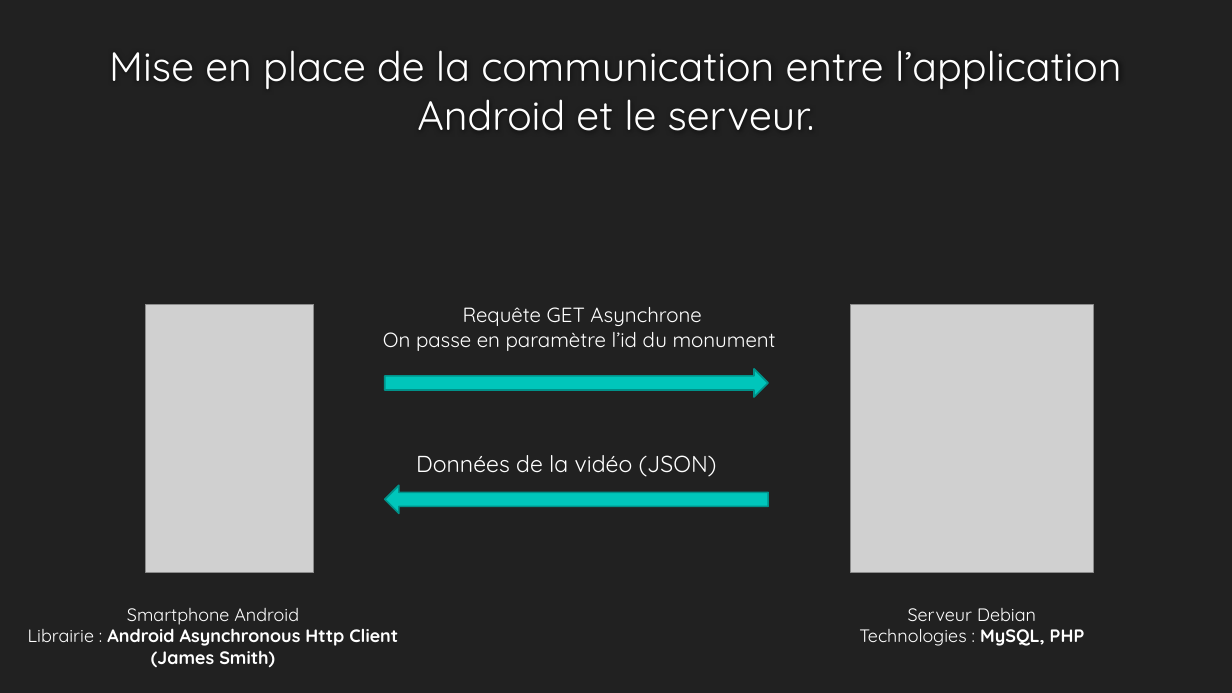
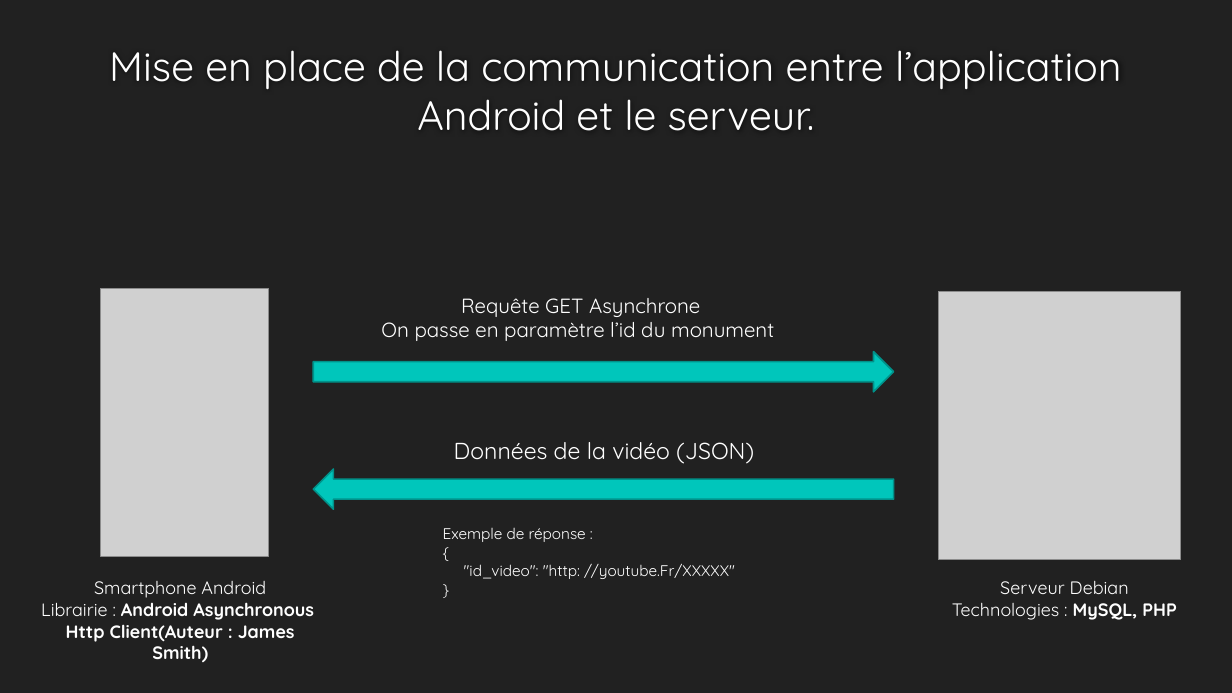
Before and after one commit to rlembo06/VR_tourism, a slide deck: slide 8 of annexes/MohamedSlider.pptx. Drawn at 1232x693 pixels with LibreOffice and Linux fonts; fonts in the diff are those of the drawing; grey boxes stand for pictures; background and template pictures are left out. Boxes give left, top, right and bottom in pixels: in the first picture for what was removed or moved away, otherwise in the second. Text is boxed around its words. In the diff, an @@ line names an element or a change of style, - is before the commit and + after.

Commit message:
Slide mohamed

```diff
--- a/annexes/MohamedSlider.pptx
+++ b/annexes/MohamedSlider.pptx
@@ picture: place and size @@
-picture at (146,304,314,573)
+picture at (101,288,269,557)
@@ text "Requête GET Asynchrone": place and size @@
-text "Requête GET Asynchrone" at (383,307,776,351)
+text "Requête GET Asynchrone" at (381,298,774,341)
@@ picture: place and size @@
-picture at (851,304,1093,573)
+picture at (939,291,1181,560)
@@ right arrow: place and size @@
-right arrow at (384,369,768,396)
+right arrow at (313,352,894,393)
@@ text "Données de la vidéo (JSON)": place and size @@
-text "Données de la vidéo (JSON)" at (416,455,717,477)
+text "Données de la vidéo (JSON)" at (454,442,754,464)
@@ right arrow: place and size @@
-right arrow at (384,485,768,513)
+right arrow at (313,470,894,510)
@@ text added at (443,528,735,579), 12 pt, text #FFFFFF @@
+Exemple de réponse :
+{
+"id_video": "http: //youtube.Fr/XXXXX"
+}
@@ text "Smartphone Android": place and size @@
-text "Smartphone Android" at (28,608,398,668)
+text "Smartphone Android" at (41,581,314,662)
@@ text at (41,597,314,662): text changed @@
-Librairie : Android Asynchronous Http Client
-(James Smith)
+Librairie : Android Asynchronous
+Http Client(Auteur : James Smith)
@@ text "Serveur Debian": place and size @@
-text "Serveur Debian" at (859,608,1085,646)
+text "Serveur Debian" at (952,581,1177,620)
```
